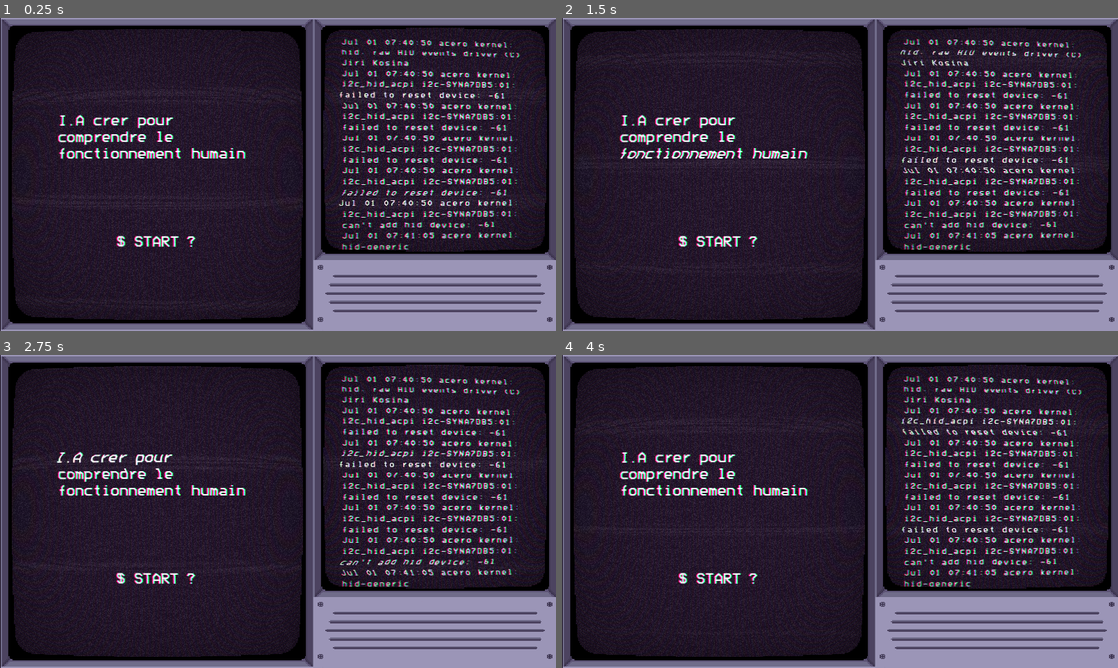
Above: before the commit, frames 1-4 (two rows, left to right).
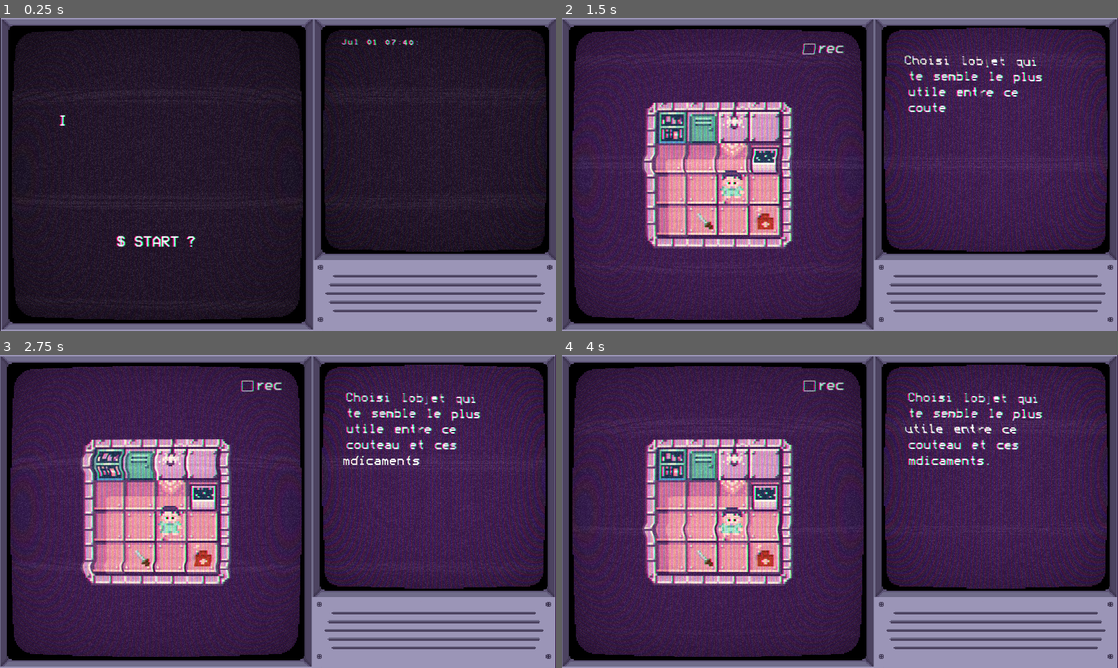
Above: after the commit, the same moments.

Repository: 0xOnyx/lvlUp
Game: Godot game, scene res://start/start.tscn
Same seed, same stepped clock (60 frames per second), same inputs: the game is played once before the commit and once after it.
Inputs:
- Up to frame 1 (0.25 s): no input
- Up to frame 2 (1.5 s): tap Space (ui_select) at 0.77 s
- Up to frame 3 (2.75 s): tap Space (ui_select) at 1.52 s
- Up to frame 4 (4 s): tap Space (ui_select) at 3.02, 3.77 s

The runs differ from the first frame. In frame 1, 6.5% of the frame differs, in the area x 10-94%, y 6-74%; in frame 2, 77%; in frame 3, 77%, in the area x 0-100%, y 0-100%; in frame 4, 77%.
Error before the commit: Parse Error: Unexpected token: Built-In Func: (res://start/start.gd:12)

Commit message:
fix on production

Diff:
--- a/start/start.gd
+++ b/start/start.gd
@@ -5,11 +5,6 @@
 onready var create_tweenn = get_node("crash/Tween")
 onready var title = get_node("title")
 onready var title_tween = get_node("title/Tween")
-
-var t = TTS.new()
-var script = "Hello world. This is a test!"
-var is_spoken = t.say_text(script)
-print('is_spoken: ', is_spoken)
 
 func _ready():
 	create_tweenn.interpolate_property(crash, "percent_visible", 0.0, 1.0, 10.0, Tween.TRANS_LINEAR, 0)
